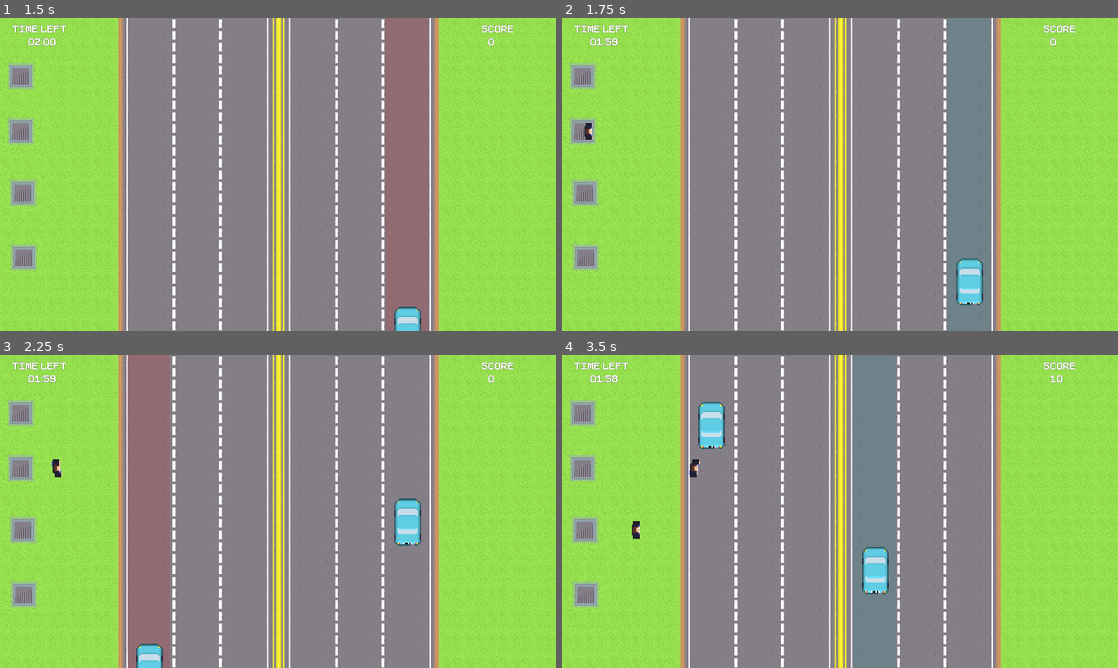
Above: before the commit, frames 1-4 (two rows, left to right).
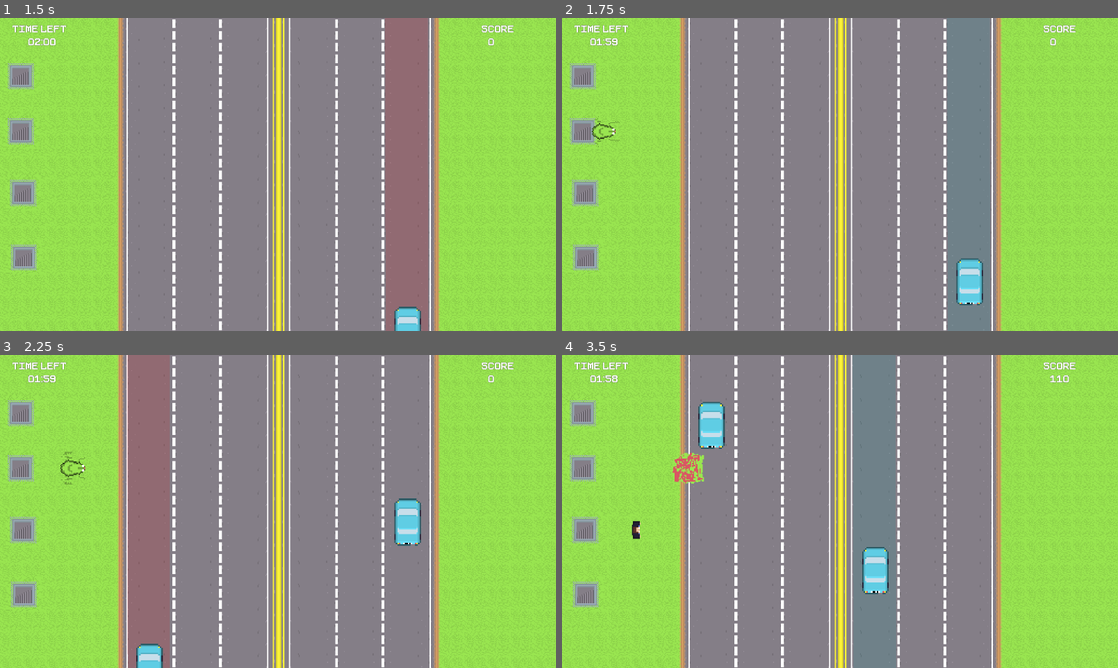
Above: after the commit, the same moments.

Repository: lewis785/gmtk-game-jam-2023
Game: Godot game, scene res://scenes/ui/StartScreen.tscn
Two runs of this game, one before a commit and one after it. Both use one fixed random seed, a clock stepped at 60 frames per second and the inputs below. Sound files missing from this copy of the repository are replaced by a short silence.
Inputs (mouse positions are in pixels of both pictures, inside the frame that each line leads up to):
- Up to frame 1 (1.5 s): click "Start" at 0.5 s; tap Enter at 1.25 s; move the mouse to (400, 158) at 1.27 s; click (400, 158) at 1.42 s
- Up to frame 2 (1.75 s): no input
- Up to frame 3 (2.25 s): move the mouse to (166, 527) at 2.02 s; click (166, 527) at 2.17 s
- Up to frame 4 (3.5 s): move the mouse to (895, 442) at 2.77 s; click (895, 442) at 2.92 s

Frame 1 is identical in both runs. In frame 2, 0.2% of the frame differs, in the area x 4-11%, y 31-42%; in frame 3, 0.2%; in frame 4, 0.5%, in the area x 19-92%, y 6-42%.

Commit message:
CHANGE increase frog spawn change

Diff:
--- a/scenes/world.tscn
+++ b/scenes/world.tscn
@@ -71,12 +71,16 @@
 
 [node name="CrosserSpawn" parent="CrosserSpawnManager" instance=ExtResource("4_45hq4")]
 position = Vector2(28, 80)
+frog_spawn_rate = 0.7
 
 [node name="CrosserSpawn2" parent="CrosserSpawnManager" instance=ExtResource("4_45hq4")]
 position = Vector2(28, 156)
+frog_spawn_rate = 0.7
 
 [node name="CrosserSpawn3" parent="CrosserSpawnManager" instance=ExtResource("4_45hq4")]
 position = Vector2(31, 241)
+frog_spawn_rate = 0.7
 
 [node name="CrosserSpawn4" parent="CrosserSpawnManager" instance=ExtResource("4_45hq4")]
 position = Vector2(32, 330)
+frog_spawn_rate = 0.7
Not shown: 1 places in scenes/world.tscn that only renumber resources
